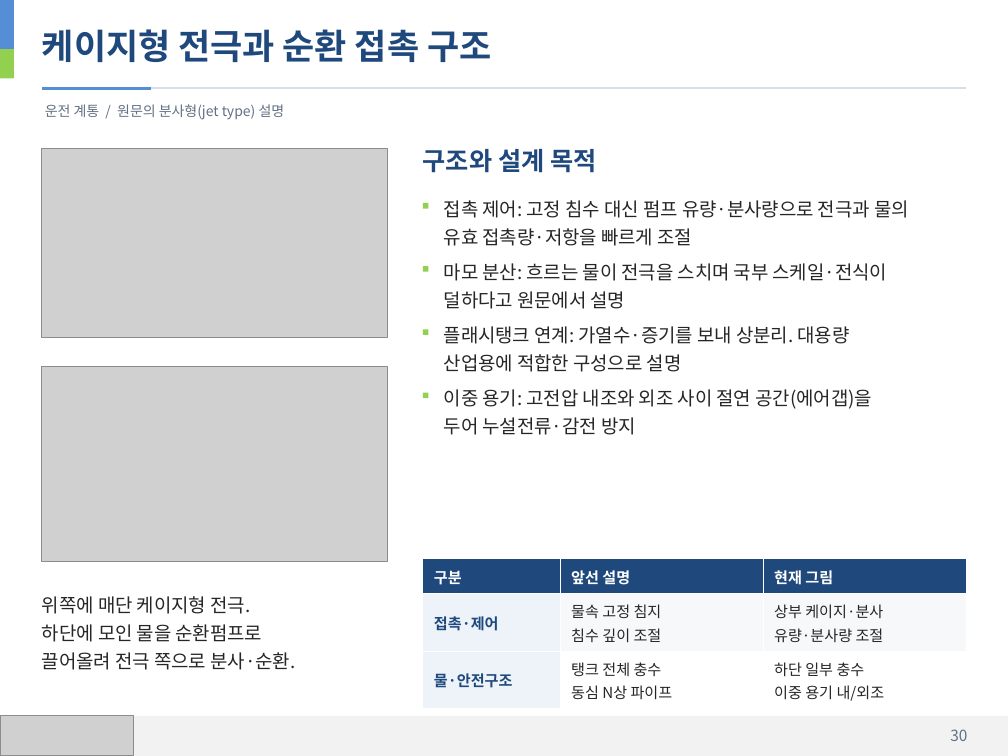
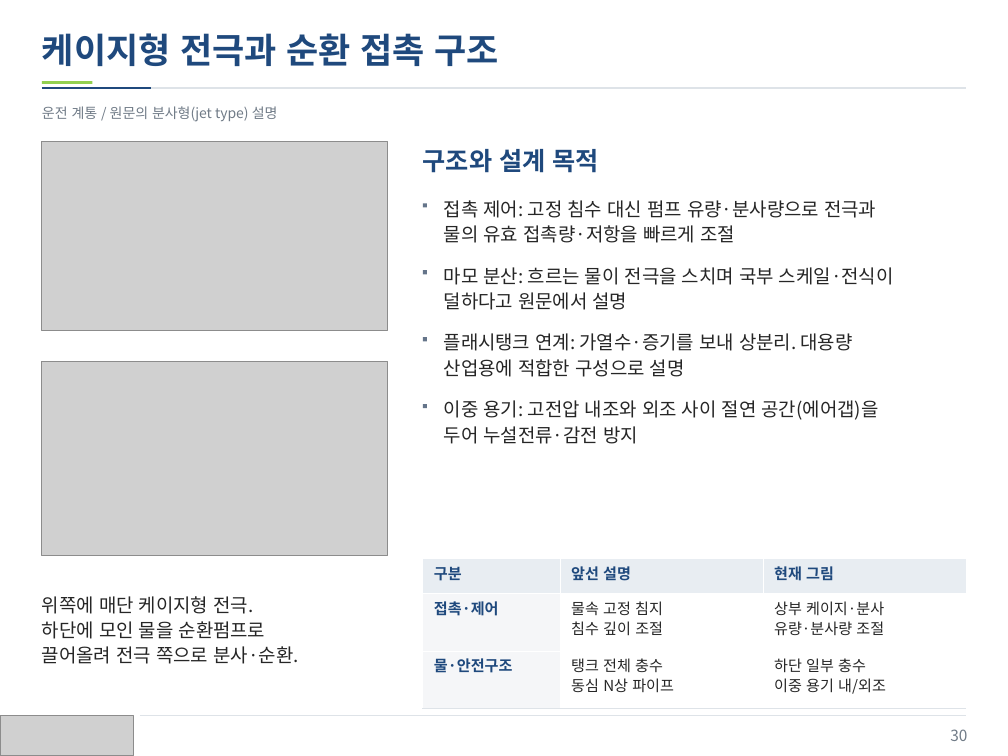
Before and after one commit to jskang5000-arch/my-PPT, a slide deck: slide 30 of KITECH_Boiler.pptx. Drawn at 1008x756 pixels with LibreOffice and Linux fonts; fonts in the diff are those of the drawing; grey boxes stand for pictures. Boxes give left, top, right and bottom in pixels: in the first picture for what was removed or moved away, otherwise in the second. Text is boxed around its words. In the diff, an @@ line names an element or a change of style, - is before the commit and + after.

Commit message:
Refine presentation colors and text alignment

```diff
--- a/KITECH_Boiler.pptx
+++ b/KITECH_Boiler.pptx
@@ text "케이지형 전극과 순환 접촉 구조" at (42,33,499,66): line spacing 1.12 to 33.5pt; less space between paragraphs @@
@@ rectangle removed at (0,49,14,79) @@
@@ line (42, 89) - (966, 89): stroke #D6DFE9 1 pt to #DEE3E8 1 pt @@
@@ line (42, 89) - (151, 89): stroke #558ED5 2 pt to #1F497D 1 pt @@
@@ rectangle: place and size @@
-rectangle at (0,0,14,49)
+rectangle at (42,82,93,85)
@@ rectangle at (42,82,93,85): fill #558ED5 to #92D050 @@
@@ text "운전 계통 / 원문의 분사형(jet ..." at (42,106,278,122): text colour #627184 to #707B87; line spacing 1.12 to 13.4pt; less space between paragraphs @@
@@ picture: place and size @@
-picture at (42,148,388,337)
+picture at (42,141,388,330)
@@ text "구조와 설계 목적" at (423,149,599,173): line spacing 1.12 to 24.1pt; less space between paragraphs @@
@@ text at (444,200,876,243): text changed @@
-접촉 제어: 고정 침수 대신 펌프 유량·분사량으로 전극과 물의
-유효 접촉량·저항을 빠르게 조절
+접촉 제어: 고정 침수 대신 펌프 유량·분사량으로 전극과
+물의 유효 접촉량·저항을 빠르게 조절
@@ rectangle: place and size @@
-rectangle at (422,266,428,272)
+rectangle at (422,270,426,274)
@@ text "플래시탱크 연계: 가열수·증기를 보내 상분리. ...": place and size @@
-text "플래시탱크 연계: 가열수·증기를 보내 상분리. ..." at (444,326,850,372)
+text "플래시탱크 연계: 가열수·증기를 보내 상분리. ..." at (444,333,853,377)
@@ rectangle: place and size @@
-rectangle at (422,330,428,336)
+rectangle at (422,337,426,341)
@@ picture: place and size @@
-picture at (42,367,388,561)
+picture at (42,361,388,555)
@@ rectangle: place and size @@
-rectangle at (422,392,428,398)
+rectangle at (422,404,426,408)
@@ fill #92D050 to #65758A in 4 elements at (422,204,426,208), (422,270,426,274), (422,337,426,341), (422,404,426,408) @@
@@ line spacing 1.12 to 18.1pt; less space between paragraphs in 4 elements at (42,596,299,664), (444,267,894,310), (444,333,853,377), (444,400,879,444) @@
@@ text "이중 용기: 고전압 내조와 외조 ...": place and size @@
-text "이중 용기: 고전압 내조와 외조 ..." at (444,389,872,435)
+text "이중 용기: 고전압 내조와 외조 ..." at (444,400,879,444)
@@ table at (422,558,965,709) @@
@@ fill #1F497D to #E8EDF2 in row 1 @@
@@ fill #EDF3F9 to #F5F6F8 in 2 cells @@
@@ fill #F6F8FA to #FFFFFF in 2 cells @@
@@ text colour #FFFFFF to #1F497D in "구분", "앞선 설명", "현재 그림" @@
@@ line spacing 1.06 to 14.5pt @@
@@ borders changed @@
@@ rectangle at (0,716,1008,756): fill #F2F2F2 to #FFFFFF @@
@@ line added from (140, 716) to (966, 716), #DEE3E8 0.6 pt @@
```
Also in this commit, not shown: 33 other slides changed.
